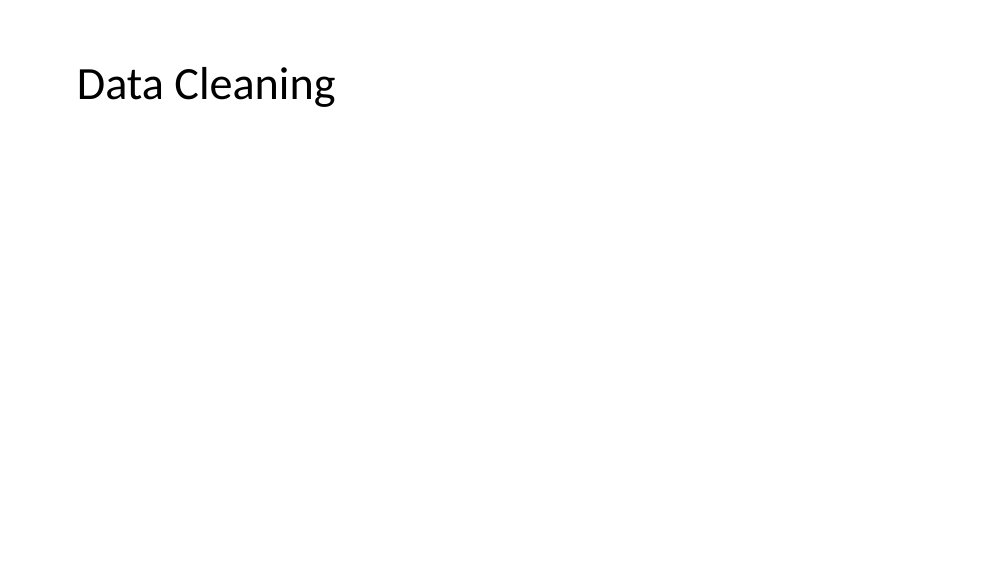
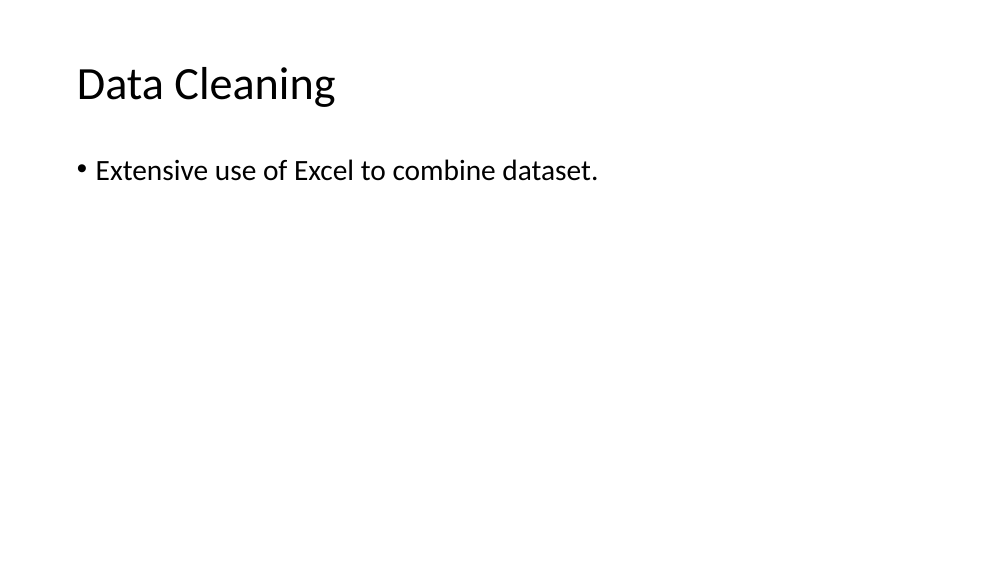
Before and after one commit to mattheweallen/ds700, a slide deck: slide 8 of final/DS700FinalPresentation.pptx. Drawn at 1008x567 pixels with LibreOffice and Linux fonts; fonts in the diff are those of the drawing. Boxes give left, top, right and bottom in pixels: in the first picture for what was removed or moved away, otherwise in the second. Text is boxed around its words. In the diff, an @@ line names an element or a change of style, - is before the commit and + after.

```diff
--- a/final/DS700FinalPresentation.pptx
+++ b/final/DS700FinalPresentation.pptx
@@ text added at (96, 159, 598, 181), 28 pt, text #000000 @@
+• Extensive use of Excel to combine dataset.
```
Also in this commit, not shown: 1 other file.
